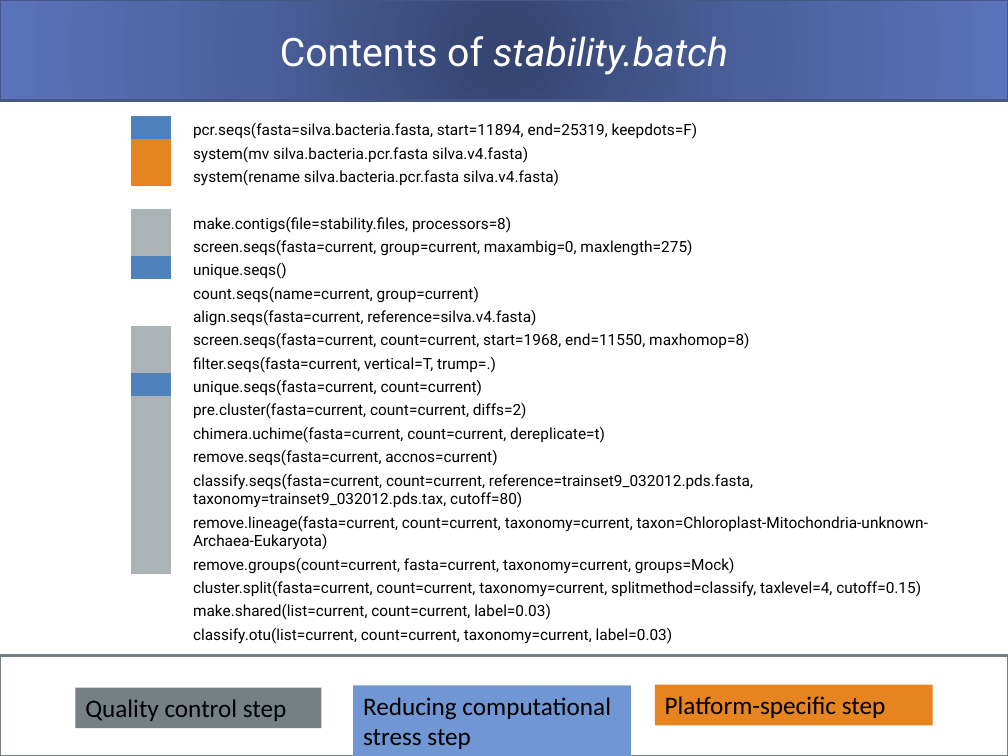
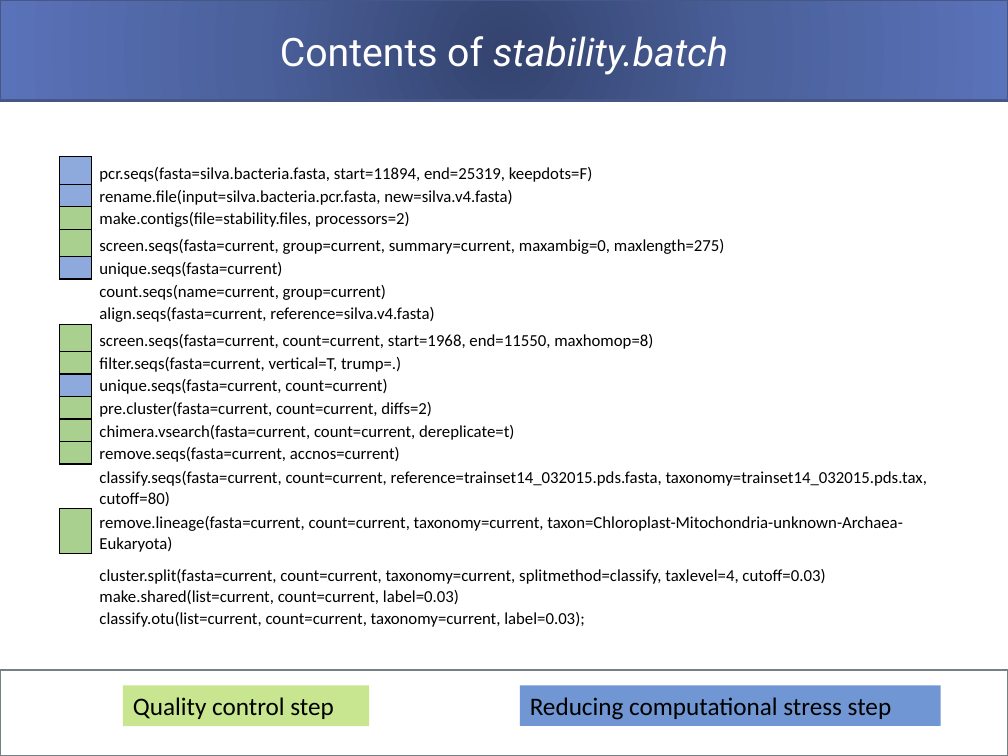
Before and after one commit to carden24/2018_Taller_Genomica_ambiental, a slide deck: slide 8 of W3_16S_analysis.pptx (slide 7 before the commit). Drawn at 1008x756 pixels with LibreOffice and Linux fonts; fonts in the diff are those of the drawing. Boxes give left, top, right and bottom in pixels: in the first picture for what was removed or moved away, otherwise in the second. Text is boxed around its words. In the diff, an @@ line names an element or a change of style, - is before the commit and + after.

```diff
--- a/W3_16S_analysis.pptx
+++ b/W3_16S_analysis.pptx
@@ table at box(59, 157, 932, 631) @@
-row 2:  |  | system(mv silva.bacteria.pcr.fasta silva.v4.fasta)
-row 3:  |  | system(rename silva.bacteria.pcr.fasta silva.v4.fasta)
-row 4:  |  | 
-row 5:  |  | make.contigs(file=stability.files, processors=8)
-row 6:  |  | screen.seqs(fasta=current, group=current, maxambig=0, maxlength=275)
-row 7:  |  | unique.seqs()
+row 2:  |  | rename.file(input=silva.bacteria.pcr.fasta, new=silva.v4.fasta)
+row 3:  |  | make.contigs(file=stability.files, processors=2)
+row 4:  |  | screen.seqs(fasta=current, group=current, summary=current, maxambig=0, maxlength=275)
+row 5:  |  | unique.seqs(fasta=current)
-row 12, column 3: chimera.uchime(fasta=current, count=current, dereplicate=t)
+row 12, column 3: chimera.vsearch(fasta=current, count=current, dereplicate=t)
-row 14, column 3: classify.seqs(fasta=current, count=current, reference=trainset9_032012.pds.fasta, taxonomy=trainset9_032012.pds.tax, cutoff=80)
+row 14, column 3: classify.seqs(fasta=current, count=current, reference=trainset14_032015.pds.fasta, taxonomy=trainset14_032015.pds.tax, cutoff=80)
-row 18:  |  | remove.groups(count=current, fasta=current, taxonomy=current, groups=Mock)
-row 19:  |  | cluster.split(fasta=current, count=current, taxonomy=current, splitmethod=classify, taxlevel=4, cutoff=0.15)
+row 16:  |  | cluster.split(fasta=current, count=current, taxonomy=current, splitmethod=classify, taxlevel=4, cutoff=0.03)
-row 18, column 3: classify.otu(list=current, count=current, taxonomy=current, label=0.03)
+row 18, column 3: classify.otu(list=current, count=current, taxonomy=current, label=0.03);
@@ table: place and size @@
-table at box(131, 116, 938, 648)
+table at box(59, 157, 932, 631)
@@ rectangle: place and size @@
-rectangle at box(0, 656, 1008, 756)
+rectangle at box(0, 670, 1008, 756)
@@ rectangle "Quality control step": place and size @@
-rectangle "Quality control step" at box(76, 687, 322, 728)
+rectangle "Quality control step" at box(123, 685, 369, 726)
@@ rectangle "Quality control step" at box(123, 685, 369, 726): fill #758085 to #C7E68F @@
@@ rectangle "Reducing computational stress step": place and size @@
-rectangle "Reducing computational stress step" at box(353, 685, 631, 756)
+rectangle "Reducing computational stress step" at box(520, 685, 940, 726)
@@ rectangle removed at box(655, 684, 933, 725) @@
-Platform-specific step
```
Also in this commit, not shown: 3 other slides changed, 2 slides added, 18 other files.
